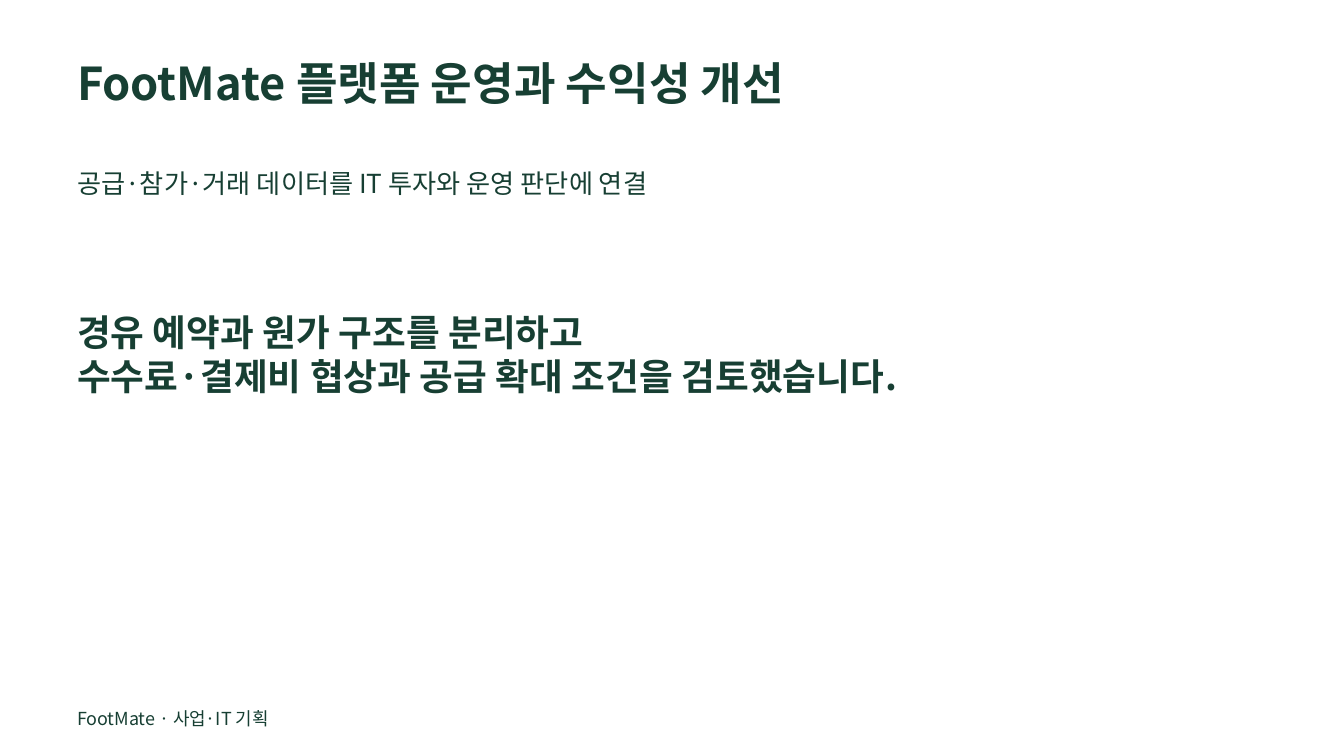
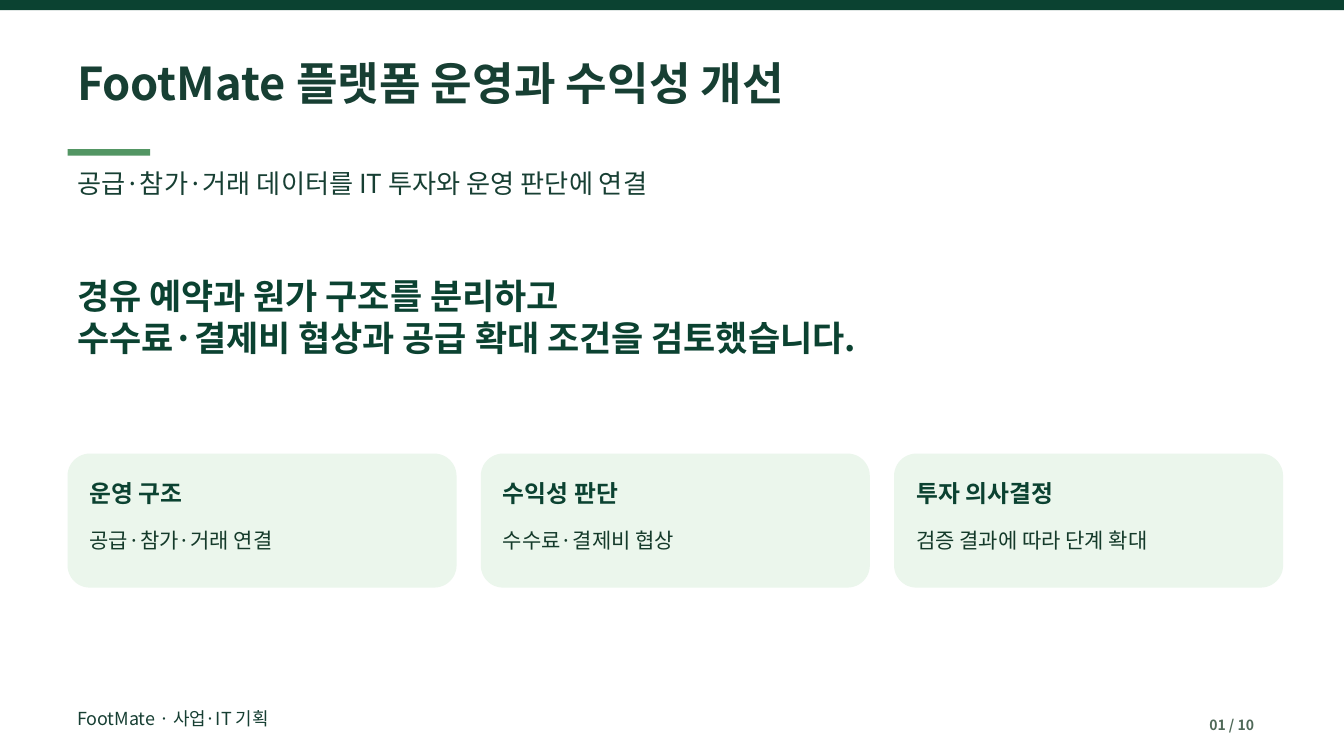
Before and after one commit to dohyunkimmm/footmate, a slide deck: slide 1 of src/case-study/downloads/footmate_report.pptx. Drawn at 1344x756 pixels with LibreOffice and Linux fonts; fonts in the diff are those of the drawing. Boxes give left, top, right and bottom in pixels: in the first picture for what was removed or moved away, otherwise in the second. Text is boxed around its words. In the diff, an @@ line names an element or a change of style, - is before the commit and + after.

```diff
--- a/src/case-study/downloads/footmate_report.pptx
+++ b/src/case-study/downloads/footmate_report.pptx
@@ rectangle added at [0, 0, 1344, 10], fill #0B4231 @@
@@ rectangle added at [68, 149, 150, 156], fill #539664 @@
@@ text "경유 예약과 원가 구조를 분리하고": place and size @@
-text "경유 예약과 원가 구조를 분리하고" at [77, 315, 897, 394]
+text "경유 예약과 원가 구조를 분리하고" at [77, 279, 856, 354]
@@ text "경유 예약과 원가 구조를 분리하고" at [77, 279, 856, 354]: size 26.2 to 25 pt, text colour #173F33 to #0B4231 @@
@@ rounded rectangle added at [68, 454, 457, 588], fill #EBF6EC @@
@@ rounded rectangle added at [481, 454, 870, 588], fill #EBF6EC @@
@@ rounded rectangle added at [894, 454, 1284, 588], fill #EBF6EC @@
@@ text added at [90, 482, 183, 504], 17 pt, text #0B4231, bold @@
+운영 구조
@@ text added at [503, 482, 618, 504], 17 pt, text #0B4231, bold @@
+수익성 판단
@@ text added at [916, 482, 1054, 504], 17 pt, text #0B4231, bold @@
+투자 의사결정
@@ text added at [90, 530, 273, 550], 15 pt, text #143A2A @@
+공급·참가·거래 연결
@@ text added at [503, 530, 674, 550], 15 pt, text #143A2A @@
+수수료·결제비 협상
@@ text added at [916, 530, 1148, 550], 15 pt, text #143A2A @@
+검증 결과에 따라 단계 확대
@@ text added at [1209, 719, 1254, 730], 10 pt, text #4F6958, bold @@
+01 / 10
```
Also in this commit, not shown: 9 other slides changed, 7 other files.
